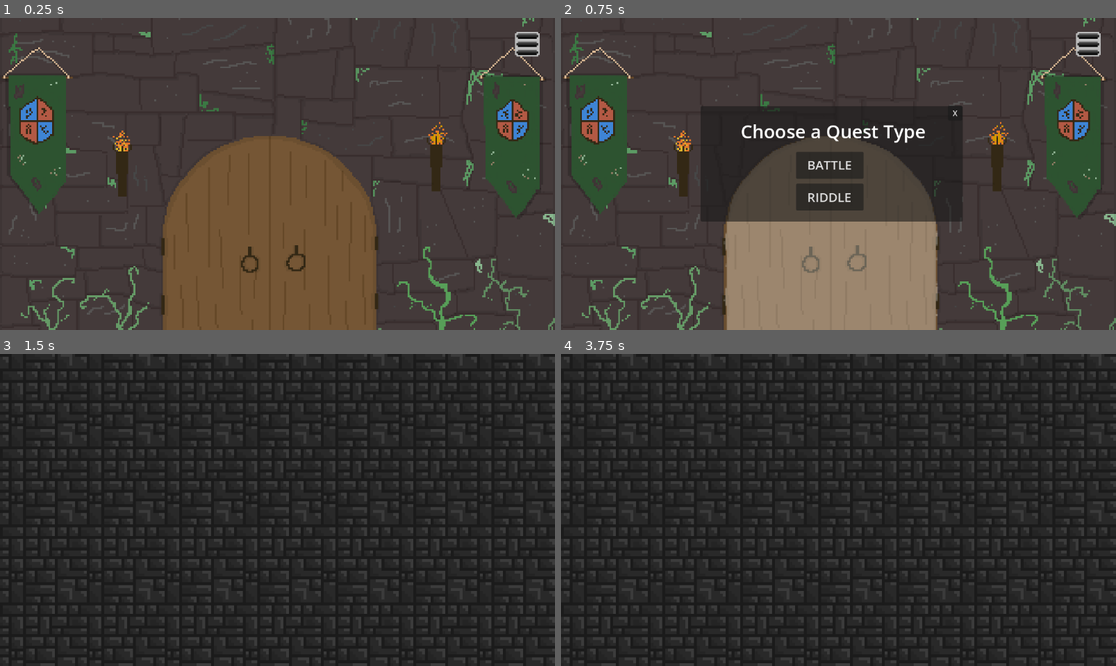
Above: before the commit, frames 1-4 (two rows, left to right).
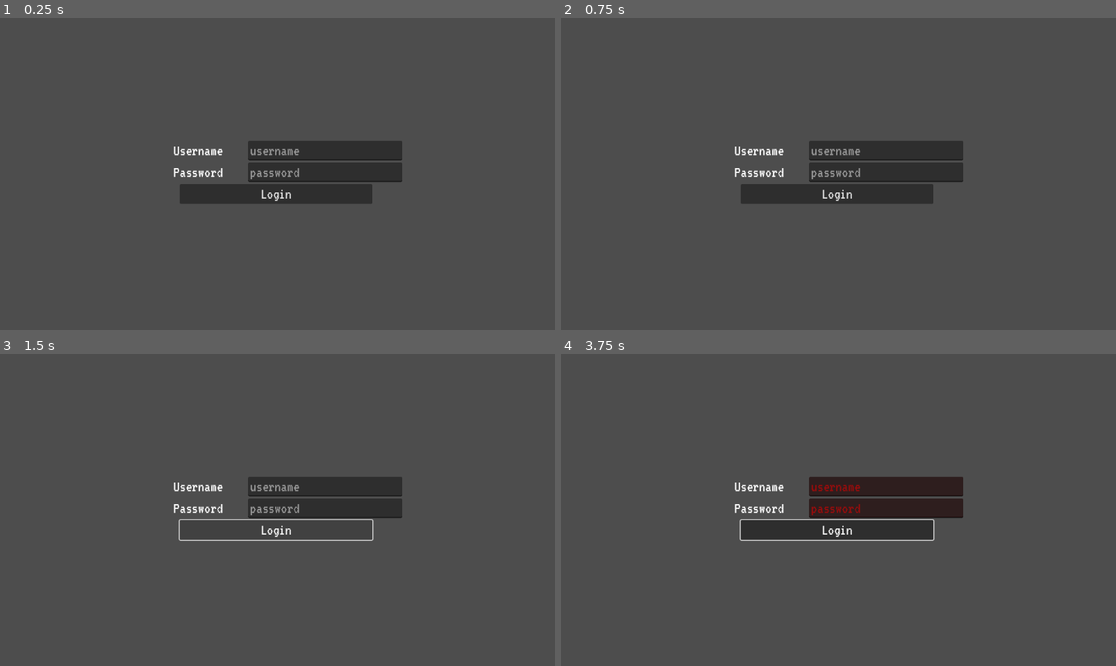
Above: after the commit, the same moments.

Repository: ChristianNoelSchmid/battle_net_client
Game: Godot game, scene res://scenes/login_scene/login_scene.tscn
Two runs of this game, one before a commit and one after it. Both use one fixed random seed, a clock stepped at 60 frames per second and the inputs below. Before the commit the project starts from res://scenes/main_menu/main_menu.tscn.
Inputs (mouse positions are in pixels of both pictures, inside the frame that each line leads up to):
- Up to frame 1 (0.25 s): no input
- Up to frame 2 (0.75 s): click (832, 233) at 0.52 s
- Up to frame 3 (1.5 s): click (277, 528) at 1.25 s, where only the run after the commit has a clickable "Login"
- Up to frame 4 (3.75 s): click (838, 528) at 2 s, where only the run after the commit has a clickable "Login"; click (838, 528) at 2.75 s, where only the run after the commit has a clickable "Login"; tap Enter (submit, bound only after the commit) at 3.5, 3.6 s; move the mouse to (960, 494) at 3.52 s

The runs differ from the first frame. In frame 1, 38% of the frame differs, in the area x 0-100%, y 0-100%; in frame 2, 41%; in frame 3, 84%; in frame 4, 83%.

Commit message:
Created login scene and initial battle scene

Diff:
--- /dev/null
+++ b/auth.gd
@@ -0,0 +1,101 @@
+extends Node
+
+var REFRESH_TOKEN_FILE_PATH = "user://_refresh_token.txt"
+
+# The access token belonging to the logged-in user.
+# used to access all features in the game.
+var access_token: String = ""
+
+# Refresh token for refreshing the access token.
+var _refresh_token: String = ""
+# The unix timestamp at which the access token expires.
+var _access_token_expir_unix_s: int = 0
+
+var _login_request: HTTPRequest
+var _refresh_request: HTTPRequest
+var _cookie_regex: RegEx
+
+# Emitted after a log-in is attempted
+signal on_auth_success()
+signal on_login_failure()
+
+func _ready():
+	_login_request = HTTPRequest.new()
+	_login_request.request_completed.connect(_on_login_response)
+	add_child(_login_request)
+
+	_refresh_request = HTTPRequest.new()
+	_refresh_request.request_completed.connect(_on_refresh_response)
+	add_child(_refresh_request)
+
+	_cookie_regex = RegEx.new()
+	_cookie_regex.compile("set-cookie:.*refresh-token=([^;]+);.*")
+
+	# Try an immediate refresh
+	_try_refresh()
+
+func try_login(username: String, password: String):
+	var body = { "email": username, "pwd": password }
+	_login_request.request(
+		"%s/auth/login" % Config.URL_ROOT,
+		["Content-Type: application/json"],
+		HTTPClient.METHOD_POST,
+		JSON.stringify(body)
+	)
+
+func _try_refresh():
+	# If the refresh token cache doesn't exist, return
+	if not FileAccess.file_exists(REFRESH_TOKEN_FILE_PATH):
+		return
+
+	# Attempt to open the file, read the token, and push up to
+	var file = FileAccess.open(REFRESH_TOKEN_FILE_PATH, FileAccess.READ)
+	var refresh_token = file.get_as_text()
+
+	_refresh_request.request(
+		"%s/auth/refresh" % Config.URL_ROOT,
+		["Cookie: refresh-token=%s" % refresh_token],
+		HTTPClient.METHOD_PUT
+	)
+
+func _on_login_response(_result, _response_code, _headers, _body):
+	# If not OK, signal the failure and return
+	if _response_code != 200:
+		on_login_failure.emit(_body.get_string_from_utf8())
+		return
+
+	_extract_tokens(_body.get_string_from_utf8(), _headers)
+	on_auth_success.emit()
+
+func _on_refresh_response(_result, _response_code, _headers, _body):
+	# If not OK, delete the refresh token cache and return
+	if _response_code != 200:
+		DirAccess.remove_absolute(ProjectSettings.globalize_path(REFRESH_TOKEN_FILE_PATH))
+		return
+
+	_extract_tokens(_body.get_string_from_utf8(), _headers)
+	on_auth_success.emit()
+
+func _extract_tokens(body: String, headers: PackedStringArray):
+	access_token = body.replace("\"", "")
+	_refresh_token = _extract_refresh_token(headers)
+
+	# Save the refresh token
+	var file = FileAccess.open(REFRESH_TOKEN_FILE_PATH, FileAccess.WRITE)
+	file.store_string(_refresh_token)
+
+	# Extract the time to expiration from the access token
+	var jwt_body = access_token.split(".")[1]
+	var decoded = Marshalls.base64_to_utf8(jwt_body)
+	var json_body = JSON.parse_string(decoded)
+	_access_token_expir_unix_s = Time.get_unix_time_from_datetime_string(json_body["expires"])
+
+	print("Access Token: %s" % access_token)
+	print("Refresh Token: %s" % _refresh_token)
+	print("Access Token expiration: %d" % _access_token_expir_unix_s)
+
+func _extract_refresh_token(headers):
+	for header in headers:
+		var cookie_search = _cookie_regex.search(header)
+		if cookie_search:
+			return cookie_search.get_string(1)
--- a/config.gd
+++ b/config.gd
@@ -1,5 +1,6 @@
 extends Node
 
+const ACCESS_TOKEN = "eyJhbGciOiJIUzI1NiJ9.eyJleHBpcmVzIjoiMjAyNC0wOC0yMlQwMjoyNTozOC4zMzY5NjI0MDArMDA6MDAiLCJ1c2VyX2lkIjoiMSJ9.bBIHMSj54AQITyYSKz_815nIsmD0XcJgp3IV1pDNej8"
 const URL_ROOT = "http://127.0.0.1:3005"
 
 const CARD_CONSIDERED = 0
--- a/project.godot
+++ b/project.godot
@@ -11,14 +11,17 @@
 [application]
 
 config/name="Christmas 2022 Client"
-run/main_scene="res://scenes/main_menu/main_menu.tscn"
+run/main_scene="res://scenes/login_scene/login_scene.tscn"
+config/use_custom_user_dir=true
+config/custom_user_dir_name="Chopper Studios/BattleNet"
 config/features=PackedStringArray("4.2", "GL Compatibility")
 config/icon="res://icon.svg"
 
 [autoload]
 
 Config="*res://config.gd"
-GameState="*res://state.gd"
+State="*res://state.gd"
+Auth="*res://auth.gd"
 
 [dotnet]
 
@@ -36,6 +39,11 @@
 "events": [Object(InputEventMouseButton,"resource_local_to_scene":false,"resource_name":"","device":-1,"window_id":0,"a …(253 unchanged characters)…
 ]
 }
+submit={
+"deadzone": 0.5,
+"events": [Object(InputEventKey,"resource_local_to_scene":false,"resource_name":"","device":-1,"window_id":0,"alt_pressed":false,"shift_pressed":false,"ctrl_pressed":false,"meta_pressed":false,"pressed":false,"keycode":0,"physical_keycode":4194309,"key_label":0,"unicode":0,"echo":false,"script":null)
+]
+}
 
 [rendering]
 
--- /dev/null
+++ b/scenes/battle_scene/battle_scene.gd
@@ -0,0 +1,45 @@
+extends Node2D
+
+var ws: WebSocketPeer
+var attack_heading: Label
+
+func _ready():
+	attack_heading = find_child("AttackHeading", true)
+	ws = WebSocketPeer.new()
+	var err = ws.connect_to_url("ws://127.0.0.1:3005/battle")
+	if err != OK:
+		print(err)
+
+
+func _process(_delta):
+	ws.poll()
+
+	while ws.get_available_packet_count():
+		var msg = ws.get_packet().get_string_from_utf8()
+		if msg == "Auth?":
+			print("Sending access token")
+			ws.send_text(Auth.access_token)
+		else:
+			print("Received data: ", msg)
+			var json = JSON.parse_string(msg)
+			if "Next" in json:
+				attack_heading.text = json["Next"]["next_action"]["flv_text"]
+			elif "Victory" in json:
+				print("Victory!")
+				ws.close()
+				State.quest_state = null
+				get_tree().change_scene_to_file("res://scenes/main_menu/main_menu.tscn")
+			elif "Defeat" in json:
+				print("Defeat!")
+				ws.close()
+				State.quest_state = null
+				get_tree().change_scene_to_file("res://scenes/main_menu/main_menu.tscn")
+
+	var state = ws.get_ready_state()
+	if state == WebSocketPeer.STATE_OPEN:
+		return
+	if state == WebSocketPeer.STATE_CLOSING or state == WebSocketPeer.STATE_CLOSED:
+		return
+
+func on_send_message(text: String):
+	ws.send_text(text)
--- a/scenes/battle_scene/battle_scene.tscn
+++ b/scenes/battle_scene/battle_scene.tscn
@@ -1,8 +1,25 @@
-[gd_scene load_steps=2 format=3 uid="uid://b38vyfmsmkp6a"]
+[gd_scene load_steps=8 format=3 uid="uid://b38vyfmsmkp6a"]
 
+[ext_resource type="Script" path="res://scenes/battle_scene/battle_scene.gd" id="1_20jma"]
 [ext_resource type="Texture2D" uid="uid://vmiw8wpsmmky" path="res://assets/cobblestone.png" id="1_gq0ns"]
+[ext_resource type="Texture2D" uid="uid://bwhmman2oflxi" path="res://assets/players/Chris.png" id="3_787ld"]
+[ext_resource type="Texture2D" uid="uid://dy71464adboss" path="res://assets/murder_weapons/murder_weapon_fruit_cake.png" id="4_kolho"]
+[ext_resource type="FontFile" uid="uid://d1gobefxlnffi" path="res://assets/VT323-Regular.ttf" id="5_vcb2u"]
+
+[sub_resource type="Theme" id="Theme_irt5s"]
+default_font = ExtResource("5_vcb2u")
+default_font_size = 32
+
+[sub_resource type="LabelSettings" id="LabelSettings_hbay1"]
+font_size = 32
+outline_size = 2
+outline_color = Color(0.447059, 0.447059, 0.447059, 1)
+shadow_size = 3
+shadow_color = Color(0, 0, 0, 0.615686)
+shadow_offset = Vector2(3, 3)
 
 [node name="BattleScene" type="Node2D"]
+script = ExtResource("1_20jma")
 
 [node name="Background" type="TextureRect" parent="."]
 modulate = Color(0.545098, 0.545098, 0.545098, 1)
@@ -18,3 +35,88 @@
 scale = Vector2(6, 6)
 texture = ExtResource("1_gq0ns")
 stretch_mode = 1
+
+[node name="Chris" type="Sprite2D" parent="."]
+position = Vector2(223, 250)
+scale = Vector2(5.68551, 5.68551)
+texture = ExtResource("3_787ld")
+
+[node name="MurderWeaponFruitCake" type="Sprite2D" parent="."]
+position = Vector2(876, 257)
+scale = Vector2(6.58098, 6.58098)
+texture = ExtResource("4_kolho")
+
+[node name="UI" type="Control" parent="."]
+layout_mode = 3
+anchors_preset = 0
+offset_right = 1155.0
+offset_bottom = 651.0
+theme = SubResource("Theme_irt5s")
+
+[node name="Control" type="Control" parent="UI"]
+layout_mode = 1
+anchor_top = 0.8
+anchor_right = 1.0
+anchor_bottom = 1.0
+
+[node name="AttackHeading" type="Label" parent="UI/Control"]
+layout_mode = 1
+anchors_preset = -1
+anchor_right = 1.0
+anchor_bottom = 0.1
+offset_top = -520.8
+offset_bottom = -500.82
+text = "Wilfred the Esteemed Wizard is ready to attack!"
+label_settings = SubResource("LabelSettings_hbay1")
+horizontal_alignment = 1
+vertical_alignment = 1
+
+[node name="Attack" type="Control" parent="UI/Control"]
+layout_mode = 1
+anchor_right = 0.75
+anchor_bottom = 1.0
+
+[node name="Attack1" type="Button" parent="UI/Control/Attack"]
+layout_mode = 1
+anchors_preset = -1
+anchor_right = 0.25
+anchor_bottom = 1.0
+text = "Pithy Jibe"
+
+[node name="Attack2" type="Button" parent="UI/Control/Attack"]
+layout_mode = 1
+anchors_preset = -1
+anchor_left = 0.25
+anchor_right = 0.5
+anchor_bottom = 1.0
+text = "Guitar Riff"
+
+[node name="Attack3" type="Button" parent="UI/Control/Attack"]
+layout_mode = 1
+anchors_preset = -1
+anchor_left = 0.5
+anchor_right = 0.75
+anchor_bottom = 1.0
+text = "Mighty Leap"
+
+[node name="Attack4" type="Button" parent="UI/Control/Attack"]
+layout_mode = 1
+anchors_preset = -1
+anchor_left = 0.75
+anchor_right = 1.0
+anchor_bottom = 1.0
+text = "Thunder Ring"
+
+[node name="Defend" type="Button" parent="UI/Control"]
+layout_mode = 1
+anchors_preset = -1
+anchor_left = 0.75
+anchor_right = 1.0
+anchor_bottom = 1.0
+text = "Defend"
+
+[connection signal="pressed" from="UI/Control/Attack/Attack1" to="." method="on_send_message" binds= ["Attack::1"]]
+[connection signal="pressed" from="UI/Control/Attack/Attack2" to="." method="on_send_message" binds= ["Attack::2"]]
+[connection signal="pressed" from="UI/Control/Attack/Attack3" to="." method="on_send_message" binds= ["Attack::3"]]
+[connection signal="pressed" from="UI/Control/Attack/Attack4" to="." method="on_send_message" binds= ["Attack::4"]]
+[connection signal="pressed" from="UI/Control/Defend" to="." method="on_send_message" binds= ["Defend"]]
--- a/scenes/card_menu/card_menu.gd
+++ b/scenes/card_menu/card_menu.gd
@@ -23,7 +23,7 @@
 var _guessed_col_rows = [-1, -1, -1]
 
 const COLUMN_CATS = ["players", "murder_weapons", "movies"]
-const ACCESS_TOKEN = "eyJhbGciOiJIUzI1NiJ9.eyJleHBpcmVzIjoiMjAyNC0wOC0xOVQxOToxNjozNS45Mzc4MjQzMDArMDA6MDAiLCJ1c2VyX2lkIjoiMSJ9.rb76jX74q9T66zltS6KX6fIjaY1OSqZgiJ7-0CV2Yy4"
+const ACCESS_TOKEN = "eyJhbGciOiJIUzI1NiJ9.eyJleHBpcmVzIjoiMjAyNC0wOC0yMVQwMjoxMDo1NS44MDc1MDY1MDArMDA6MDAiLCJ1c2VyX2lkIjoiMSJ9.VjiIjU2DBp9tGR-w40fsEejz16oiU7Zg9xX-KYIJ31E"
 var _resources: Dictionary
 
 func _ready():
--- /dev/null
+++ b/scenes/login_scene/login_scene.gd
@@ -0,0 +1,28 @@
+extends Node2D
+
+@onready var input_username: LineEdit = $UI/VBox/HBoxUsername/LineEditUsername
+@onready var input_password: LineEdit = $UI/VBox/HBoxPassword/LineEditPassword
+
+var cookie_regex: RegEx
+
+func _ready():
+	Auth.on_auth_success.connect(_on_auth_success)
+	Auth.on_login_failure.connect(_on_login_failure)
+
+func _process(_delta):
+	if Input.is_action_just_pressed("submit"):
+		try_login()
+
+func try_login():
+	Auth.try_login(input_username.text, input_password.text)
+
+func _on_auth_success():
+	get_tree().change_scene_to_file("res://scenes/main_menu/main_menu.tscn")
+
+func _on_login_failure(_msg: String):
+	input_username.modulate = Color.RED
+	input_password.modulate = Color.RED
+
+func on_input(_new_text: String):
+	input_username.modulate = Color.WHITE
+	input_password.modulate = Color.WHITE
--- /dev/null
+++ b/scenes/login_scene/login_scene.tscn
@@ -0,0 +1,71 @@
+[gd_scene load_steps=4 format=3 uid="uid://dqaqy3w5xvrnr"]
+
+[ext_resource type="Script" path="res://scenes/login_scene/login_scene.gd" id="1_6k5id"]
+[ext_resource type="FontFile" uid="uid://d1gobefxlnffi" path="res://assets/VT323-Regular.ttf" id="1_qsdcp"]
+
+[sub_resource type="Theme" id="Theme_7pthk"]
+default_font = ExtResource("1_qsdcp")
+default_font_size = 32
+
+[node name="LoginScene" type="Node2D"]
+script = ExtResource("1_6k5id")
+
+[node name="UI" type="Control" parent="."]
+layout_mode = 3
+anchors_preset = 0
+offset_right = 1147.0
+offset_bottom = 642.0
+theme = SubResource("Theme_7pthk")
+
+[node name="VBox" type="VBoxContainer" parent="UI"]
+layout_mode = 1
+anchors_preset = -1
+anchor_right = 1.0
+anchor_bottom = 1.0
+grow_horizontal = 2
+grow_vertical = 2
+theme_override_constants/separation = 4
+alignment = 1
+
+[node name="HBoxUsername" type="HBoxContainer" parent="UI/VBox"]
+layout_mode = 2
+alignment = 1
+
+[node name="LabelUsername" type="Label" parent="UI/VBox/HBoxUsername"]
+custom_minimum_size = Vector2(200, 0)
+layout_mode = 2
+text = "Username"
+horizontal_alignment = 1
+vertical_alignment = 1
+
+[node name="LineEditUsername" type="LineEdit" parent="UI/VBox/HBoxUsername"]
+custom_minimum_size = Vector2(320, 0)
+layout_mode = 2
+placeholder_text = "username"
+
+[node name="HBoxPassword" type="HBoxContainer" parent="UI/VBox"]
+layout_mode = 2
+alignment = 1
+
+[node name="LabelPassword" type="Label" parent="UI/VBox/HBoxPassword"]
+custom_minimum_size = Vector2(200, 0)
+layout_mode = 2
+text = "Password"
+horizontal_alignment = 1
+vertical_alignment = 1
+
+[node name="LineEditPassword" type="LineEdit" parent="UI/VBox/HBoxPassword"]
+custom_minimum_size = Vector2(320, 0)
+layout_mode = 2
+placeholder_text = "password"
+secret = true
+
+[node name="ButtonLogin" type="Button" parent="UI/VBox"]
+custom_minimum_size = Vector2(400, 0)
+layout_mode = 2
+size_flags_horizontal = 4
+text = "Login
+"
+
+[connection signal="text_changed" from="UI/VBox/HBoxUsername/LineEditUsername" to="." method="on_input"]
+[connection signal="text_changed" from="UI/VBox/HBoxPassword/LineEditPassword" to="." method="on_input"]
--- a/scenes/main_menu/main_menu.gd
+++ b/scenes/main_menu/main_menu.gd
@@ -1,12 +1,10 @@
 extends Node
-
-const ACCESS_TOKEN = "eyJhbGciOiJIUzI1NiJ9.eyJleHBpcmVzIjoiMjAyNC0wOC0xOVQxOToxNjozNS45Mzc4MjQzMDArMDA6MDAiLCJ1c2VyX2lkIjoiMSJ9.rb76jX74q9T66zltS6KX6fIjaY1OSqZgiJ7-0CV2Yy4"
 
 var _game_state_http_request: HTTPRequest
 var _quest_state_http_request: HTTPRequest
 var _start_quest_request: HTTPRequest
 
-var _quest_type_panel: Control
+var _quest_type_panel: QuestTypePanel
 var _loading_panel: Control
 
 func _ready():
@@ -29,50 +27,55 @@
 	add_child(_start_quest_request)
 
 	_game_state_http_request.request("%s/game/state" % Config.URL_ROOT,
-		["Authorization: Bearer %s" % ACCESS_TOKEN, "Content-Type: application/json"]
+		["Authorization: Bearer %s" % Auth.access_token, "Content-Type: application/json"]
 	)
 	_quest_state_http_request.request("%s/quest/current" % Config.URL_ROOT,
-		["Authorization: Bearer %s" % ACCESS_TOKEN, "Content-Type: application/json"]
+		["Authorization: Bearer %s" % Auth.access_token, "Content-Type: application/json"]
 	)
 
 # Signal Handlers
 func on_quest_btn_pressed():
-	if GameState.quest_state == null:
+	_quest_type_panel.set_available_quests(
+	State.game_state.pl_exhausted == false,
+		State.game_state.pl_completed_riddle == false
+	)
+
+	if State.quest_state == null:
 		_quest_type_panel.show()
 	else:
 		_loading_panel.visible = true
 		get_tree().change_scene_to_file("res://scenes/battle_scene/battle_scene.tscn")
 
 func on_battle_btn_pressed():
-	if GameState.quest_state == null:
+	if State.quest_state == null:
 		_start_quest_request.request(
 			"%s/quest/create/%d" % [Config.URL_ROOT, Config.BATTLE_QUEST_IDX],
-			["Authorization: Bearer %s" % ACCESS_TOKEN, "Content-Type: application/json"],
+			["Authorization: Bearer %s" % Auth.access_token, "Content-Type: application/json"],
 			HTTPClient.METHOD_POST,
 		)
 		_loading_panel.visible = true
 
 func on_riddle_btn_pressed():
-	if GameState.quest_state == null:
+	if State.quest_state == null:
 		_start_quest_request.request(
 			"%s/quest/create/%d" % [Config.URL_ROOT, Config.RIDDLE_QUEST_IDX],
-			["Authorization: Bearer %s" % ACCESS_TOKEN, "Content-Type: application/json"],
+			["Authorization: Bearer %s" % Auth.access_token, "Content-Type: application/json"],
 			HTTPClient.METHOD_POST,
 		)
 		_loading_panel.visible = true
 
 # HTTP Response Handlers
 func _on_game_state_response(_result, _response_code, _headers, _body):
-	GameState.game_state = JSON.parse_string(_body.get_string_from_utf8())
-	print("Game State: %s" % GameState.game_state)
+	State.game_state = JSON.parse_string(_body.get_string_from_utf8())
+	print("Game State: %s" % State.game_state)
 
 func _on_quest_state_response(_result, _response_code, _headers, _body):
 	if _response_code != 404:
-		GameState.quest_state = JSON.parse_string(_body.get_string_from_utf8())
-	print("Quest State: %s" % GameState.quest_state)
+		State.quest_state = JSON.parse_string(_body.get_string_from_utf8())
+	print("Quest State: %s" % State.quest_state)
 	_loading_panel.visible = false
 
 func _on_start_quest_response(_result, _response_code, _headers, _body):
-	GameState.quest_state = JSON.parse_string(_body.get_string_from_utf8())
-	print("Quest Started! %s" % GameState.quest_state)
+	State.quest_state = JSON.parse_string(_body.get_string_from_utf8())
+	print("Quest Started! %s" % State.quest_state)
 	get_tree().change_scene_to_file("res://scenes/battle_scene/battle_scene.tscn")
--- a/scenes/main_menu/main_menu.tscn
+++ b/scenes/main_menu/main_menu.tscn
@@ -3,28 +3,11 @@
 [ext_resource type="Script" path="res://scenes/main_menu/main_menu.gd" id="1_aslvy"]
 [ext_resource type="Texture2D" uid="uid://buhx5gf0loyc5" path="res://assets/door.png" id="2_h1khn"]
 [ext_resource type="Texture2D" uid="uid://b20esvu6h674e" path="res://assets/door_highlight.png" id="3_cv5tb"]
+[ext_resource type="Script" path="res://scenes/main_menu/quest_type_panel.gd" id="4_2im3n"]
 [ext_resource type="Texture2D" uid="uid://g7n1g0qir52l" path="res://assets/menu_untoggled.png" id="4_8awur"]
 [ext_resource type="Texture2D" uid="uid://c25yo1vjw20jp" path="res://assets/menu_toggled.png" id="5_msxd8"]
 [ext_resource type="Script" path="res://scenes/main_menu/nav_menu.gd" id="6_feywt"]
 [ext_resource type="PackedScene" uid="uid://bw27ywob164qw" path="res://scenes/loading_panel/loading_panel.tscn" id="7_cq8we"]
-
-[sub_resource type="GDScript" id="GDScript_ft2um"]
-script/source = "extends Control
-class_name QuestTypePanel
-
-signal battle_btn_pressed
-signal riddle_btn_pressed
-
-func on_battle_btn_pressed():
-	visible = false
-	battle_btn_pressed.emit()
-
-func on_riddle_btn_pressed():
-	visible = false
-	riddle_btn_pressed.emit()
-
-func on_close():
-	hide() "
 
 [sub_resource type="LabelSettings" id="LabelSettings_kman7"]
 font_size = 38
@@ -65,7 +48,6 @@
 stretch_mode = 0
 
 [node name="QuestTypePanel" type="Panel" parent="Background"]
-visible = false
 layout_mode = 1
 anchors_preset = -1
 anchor_left = 0.252
@@ -76,61 +58,82 @@
 offset_top = 0.263992
 offset_right = -0.0480347
 offset_bottom = -0.144043
-script = SubResource("GDScript_ft2um")
+script = ExtResource("4_2im3n")
 
-[node name="Close" type="Button" parent="Background/QuestTypePanel"]
+[node name="MainPanel" type="Control" parent="Background/QuestTypePanel"]
+layout_mode = 1
+anchor_right = 1.007
+anchor_bottom = 1.0
+offset_right = 0.192017
+offset_bottom = -0.999969
+
+[node name="Close" type="Button" parent="Background/QuestTypePanel/MainPanel"]
 layout_mode = 1
 anchors_preset = -1
-anchor_left = 0.943
-anchor_top = -0.004
-anchor_right = 0.998
-anchor_bottom = 0.125
-offset_left = 0.00799561
-offset_top = -0.04
-offset_right = 0.0880127
+anchor_left = 0.911
+anchor_right = 0.994
+anchor_bottom = 0.233
+offset_left = -0.228027
+offset_top = -0.999995
+offset_right = 0.227905
+offset_bottom = -0.0159988
 text = "X"
 
-[node name="Label" type="Label" parent="Background/QuestTypePanel"]
+[node name="LabelHeading" type="Label" parent="Background/QuestTypePanel/MainPanel"]
 layout_mode = 1
 anchors_preset = -1
-anchor_left = 0.153
-anchor_top = 0.108
-anchor_right = 0.86
-anchor_bottom = 0.329
-offset_left = -0.23201
-offset_top = 0.0800037
-offset_right = 0.160004
-offset_bottom = 0.0399933
+anchor_left = 0.159
+anchor_top = 0.1
+anchor_right = 0.861
+anchor_bottom = 0.343
+offset_left = -0.132004
+offset_top = 0.1
+offset_right = 0.171967
+offset_bottom = 0.022995
 text = "Choose a Quest Type"
 label_settings = SubResource("LabelSettings_kman7")
+horizontal_alignment = 1
 
-[node name="ButtonBattle" type="Button" parent="Background/QuestTypePanel"]
+[node name="VBoxButtons" type="VBoxContainer" parent="Background/QuestTypePanel/MainPanel"]
 layout_mode = 1
 anchors_preset = -1
-anchor_left = 0.364
-anchor_top = 0.396
-anchor_right = 0.621
-anchor_bottom = 0.629
-offset_left = -0.0160065
-offset_top = -0.0400085
-offset_right = 0.175964
-offset_bottom = 0.0399933
+anchor_left = 0.338
+anchor_top = 0.406
+anchor_right = 0.655
+anchor_bottom = 0.929
+offset_left = -0.224014
+offset_top = -0.0340042
+offset_right = 0.0599976
+offset_bottom = -0.0310059
+alignment = 1
+
+[node name="ButtonBattle" type="Button" parent="Background/QuestTypePanel/MainPanel/VBoxButtons"]
+layout_mode = 2
 theme = SubResource("Theme_coovd")
 text = "BATTLE"
 
-[node name="ButtonRiddle" type="Button" parent="Background/QuestTypePanel"]
+[node name="ButtonRiddle" type="Button" parent="Background/QuestTypePanel/MainPanel/VBoxButtons"]
+layout_mode = 2
+theme = SubResource("Theme_coovd")
+text = "RIDDLE"
+
+[node name="LabelNoQuest" type="Label" parent="Background/QuestTypePanel"]
 layout_mode = 1
 anchors_preset = -1
-anchor_left = 0.364
-anchor_top = 0.671
-anchor_right = 0.621
-anchor_bottom = 0.904
-offset_left = -0.0160065
-offset_top = -0.0400085
-offset_right = 0.175964
-offset_bottom = 0.0399933
-theme = SubResource("Theme_coovd")
-text = "RIDDLE"
+anchor_left = 0.101
+anchor_top = 0.388
+anchor_right = 0.908
+anchor_bottom = 0.842
+offset_left = 0.0560036
+offset_top = -0.119987
+offset_right = 0.0480347
+offset_bottom = -0.0799866
+scale = Vector2(1, 0.992303)
+text = "No quests available
+Try again tomorrow!"
+label_settings = SubResource("LabelSettings_kman7")
+horizontal_alignment = 1
+autowrap_mode = 2
 
 [node name="MenuHamburger" type="TextureButton" parent="."]
 texture_filter = 1
@@ -152,6 +155,6 @@
 visible = false
 
 [connection signal="pressed" from="Background/QuestButton" to="." method="on_quest_btn_pressed"]
-[connection signal="pressed" from="Background/QuestTypePanel/Close" to="Background/QuestTypePanel" method="hide"]
-[connection signal="pressed" from="Background/QuestTypePanel/ButtonBattle" to="." method="on_battle_btn_pressed"]
-[connection signal="pressed" from="Background/QuestTypePanel/ButtonRiddle" to="." method="on_riddle_btn_pressed"]
+[connection signal="pressed" from="Background/QuestTypePanel/MainPanel/Close" to="Background/QuestTypePanel" method="hide"]
+[connection signal="pressed" from="Background/QuestTypePanel/MainPanel/VBoxButtons/ButtonBattle" to="." method="on_battle_btn_pressed"]
+[connection signal="pressed" from="Background/QuestTypePanel/MainPanel/VBoxButtons/ButtonRiddle" to="." method="on_riddle_btn_pressed"]
--- /dev/null
+++ b/scenes/main_menu/quest_type_panel.gd
@@ -0,0 +1,24 @@
+extends Panel
+class_name QuestTypePanel
+
+var _label_no_quest: Label
+var _button_battle: Button
+var _button_riddle: Button
+var _v_box_buttons: Control
+
+func _ready():
+	_label_no_quest = find_child("LabelNoQuest", true)
+	_button_battle = find_child("ButtonBattle", true)
+	_button_riddle = find_child("ButtonRiddle", true)
+	_v_box_buttons = find_child("VBoxButtons", true)
+
+func set_available_quests(battle: bool, riddle: bool):
+	_button_battle.visible = battle
+	_button_riddle.visible = riddle
+
+	if(!_button_battle.visible && !_button_riddle.visible):
+		_v_box_buttons.visible = false
+		_label_no_quest.visible = true
+	else:
+		_v_box_buttons.visible = true
+		_label_no_quest.visible = false
